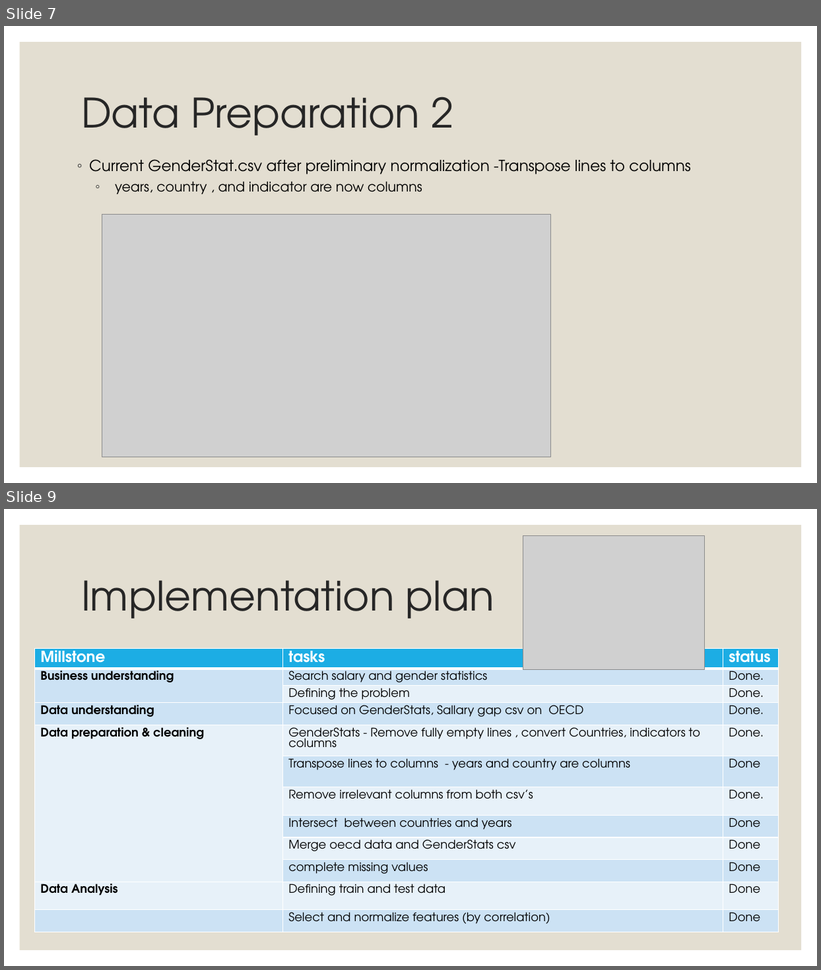
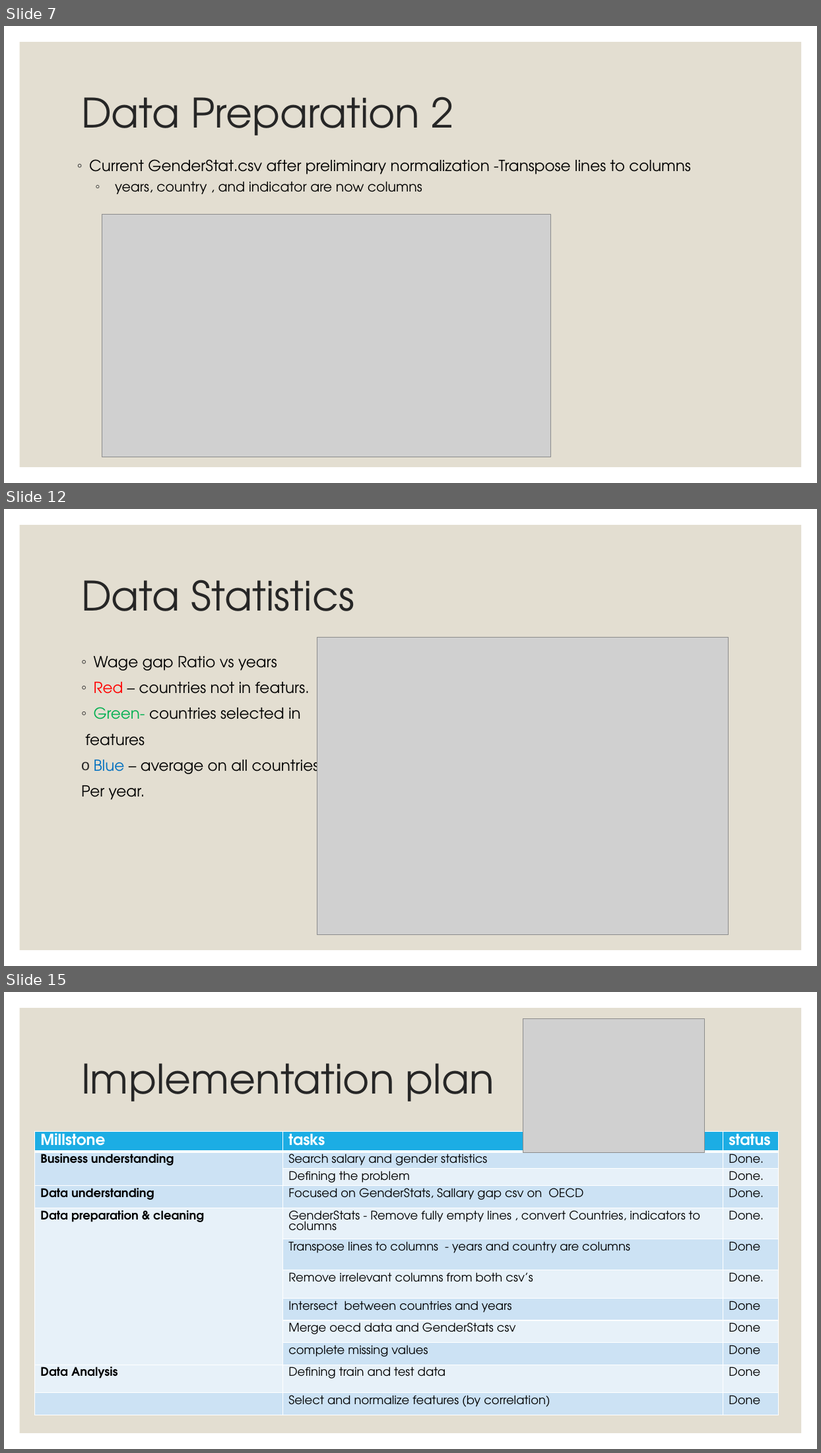
Before and after one commit to EylonSaadon/DataScienceWorkShop, a slide deck: Sallary gap predictionfrom Presentation 1_1_17.pptx. Shown one above the other, each under a label of ours: slides 7 and 9 before the commit, slides 7, 12 and 15 after it; the slides between them are not shown. The pictures are 821x970 and 821x1453 pixels, drawn with LibreOffice and Linux fonts; fonts in the diff are those of the drawing; grey boxes stand for pictures. Boxes give left, top, right and bottom in pixels: in the first picture for what was removed or moved away, otherwise in the second. Text is boxed around its words. In the diff, an @@ line names an element or a change of style, - is before the commit and + after.

```diff
--- a/Sallary gap predictionfrom Presentation 1_1_17.pptx
+++ b/Sallary gap predictionfrom Presentation 1_1_17.pptx
@@ slide 12 added at <box>4,509,817,966</box>, background #FFFFFF; not listed: 1 template element that a slide beside it also shows @@
@@ title added at <box>81,580,354,611</box>, 48 pt, text #262626 @@
+Data Statistics
@@ picture added at <box>317,638,728,935</box> @@
@@ text added at <box>81,656,319,800</box>, 18 pt, text #000000 @@
+◦ Wage gap Ratio vs years
+◦ Red – countries not in featurs.
+◦ Green- countries selected in
+features
+o Blue – average on all countries
+Per year.
@@ what was slide 9 is now slide 15 @@
```
Also in this commit, not shown: 2 slides changed, 5 other slides added.
